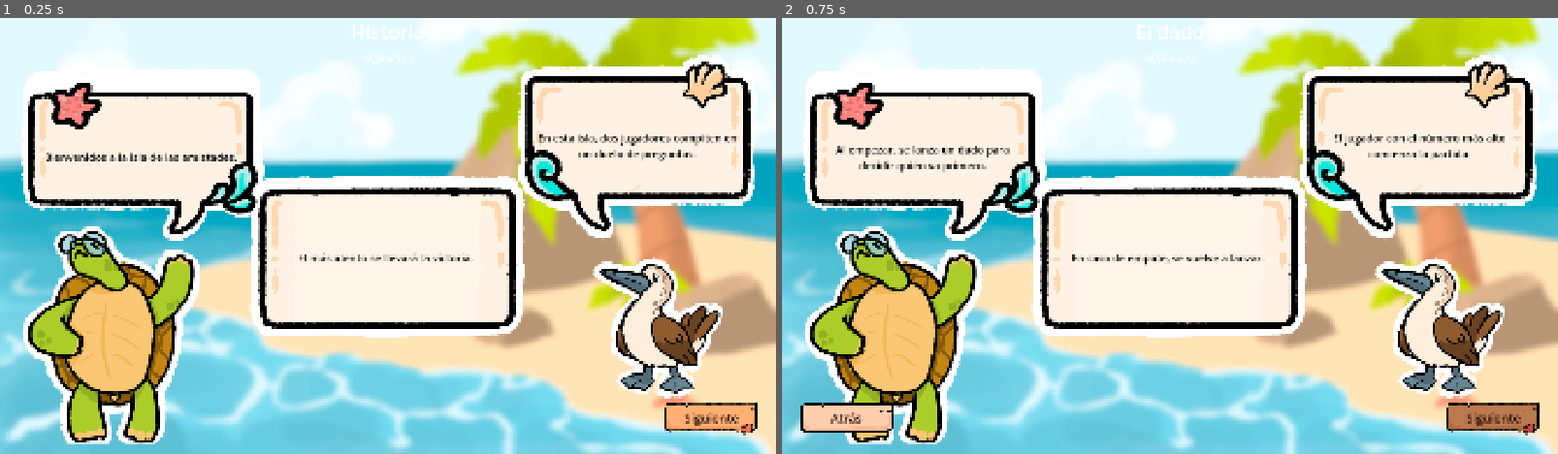
Above: before the commit, frames 1-2 (left to right).
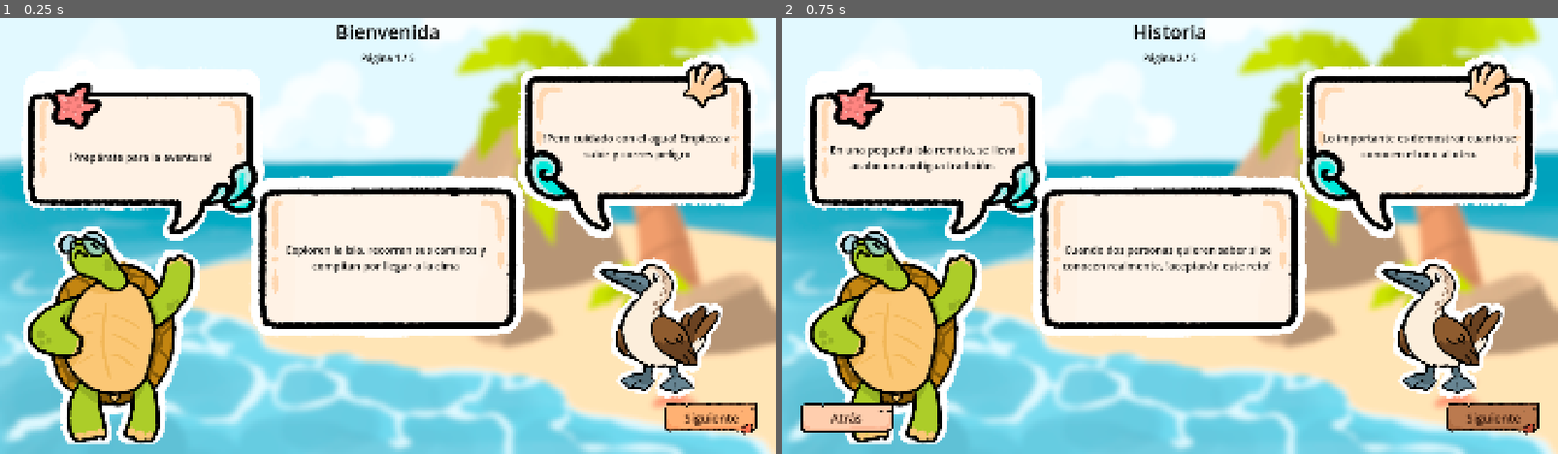
Above: after the commit, the same moments.

Repository: Haziel1357/game-jump-plus
Game: Godot game, scene res://interfaz/tutorial/tutorial.tscn
Same seed, same stepped clock (60 frames per second), same inputs: the game is played once before the commit and once after it. This scene is started directly instead of the project's main scene. Sound files missing from this copy of the repository are replaced by a short silence.
Inputs:
- Up to frame 1 (0.25 s): no input
- Up to frame 2 (0.75 s): click "Siguiente" at 0.5 s

The runs differ from the first frame. In frame 1, 1.8% of the frame differs, in the area x 6-95%, y 1-59%; in frame 2, 2.1%.

Commit message:
Tutorial: actualizar textos y datos + assets robot
- interfaz/tutorial/tutorial.tscn: ajustes de layout y textos
- interfaz/tutorial/tutorial.gd: cambios en lógica de páginas
- interfaz/tutorial/datos_tutorial.json: contenido actualizado
- 28 assets robot nuevos (jugador_1 + jugador_2)

Diff:
--- a/interfaz/tutorial/datos_tutorial.json
+++ b/interfaz/tutorial/datos_tutorial.json
@@ -1,43 +1,46 @@
 {
 	"paginas": [
 		{
-			"titulo": "Historia",
+			"titulo": "Bienvenida",
 			"cajas": [
-				"Bienvenidos a la isla de las amistades.",
-				"En esta isla, dos jugadores compiten en un duelo de preguntas.",
-				"El más atento se llevará la victoria."
+				"!Prepárate para la aventura!",
+				"!Pero cuidado con el agua! Empieza a subir y corres peligro",
+				"Exploren la isla, recorran sus caminos y compitan por llegar a la cima"
 			]
 		},
 		{
-			"titulo": "El dado",
+			"titulo": "Historia",
 			"cajas": [
-				"Al empezar, se lanza un dado para decidir quién va primero.",
-				"El jugador con el número más alto comienza la partida.",
-				"En caso de empate, se vuelve a lanzar."
+				"En una pequeña isla remota, se lleva  acabo una antigua tradición.",
+				"Lo importante es demostrar cuanto se conocen el uno al otro.",
+				"Cuando dos personas quieren saber si se conocen realmente, !aceptarán este reto! "
 			]
 		},
 		{
-			"titulo": "Las casillas",
+			"titulo": "Dados",
 			"cajas": [
-				"Por turnos, cada jugador avanza por el tablero.",
-				"En cada casilla aparece una pregunta sobre el otro jugador.",
-				"El tablero tiene un número fijo de casillas para llegar a la meta."
+				"Cada inicio de ronda, ambos lanzarán el dado.",
+				"Tu suerte puede darte la ventaja, pero tus respuestas y decisiones son las que te mantendrán",
+				"!Quien obtenga el número mayor empieza!"
+
 			]
 		},
 		{
 			"titulo": "Preguntas",
 			"cajas": [
-				"Las preguntas son sobre tu compañero de partida.",
-				"Si aciertas, avanzas la casilla.",
-				"Si fallas, te quedas donde estabas. ¡Sin avanzar!"
+				"Responde preguntas sobre tu compañero.!Pero ojo! Tu rival será quien decida si tu respuesta es correcta o no.",
+				"!Demuestra tus afinados conocimientos sobre tu compañero!!",
+				"Si aciertas, avanzas una casilla. Si fallas, permanecerás en el mismo lugar."
+
 			]
 		},
 		{
-			"titulo": "¡A jugar!",
+			"titulo": "¡A jugar! Tu objetivo es llegar a la cima",
 			"cajas": [
-				"El juego termina cuando un jugador llega a la meta.",
-				"El que llegue primero ¡gana la partida!",
-				"¿Listos? Pulse Jugar cuando estéis preparados."
+				"Si logras 3 respuestas correctas seguidas, !avanzarás dos casillas seguidas!",
+				"!Pulsen Jugar cuando estén preparados!",
+				"Y cuida tus corazones, si los pierdes todos quedarás fuera de la partida. !Y no olvides que el agua te puede llevar!"
+
 			]
 		}
 	]
--- a/interfaz/tutorial/tutorial.tscn
+++ b/interfaz/tutorial/tutorial.tscn
@@ -88,12 +88,14 @@
 
 [node name="Titulo" type="Label" parent="Layout" unique_id=819294569]
 layout_mode = 2
+theme_override_colors/font_color = Color(0, 0, 0, 1)
 theme_override_font_sizes/font_size = 48
 text = "Historia"
 horizontal_alignment = 1
 
 [node name="IndicadorPagina" type="Label" parent="Layout" unique_id=686996587]
 layout_mode = 2
+theme_override_colors/font_color = Color(0, 0, 0, 1)
 theme_override_font_sizes/font_size = 24
 text = "Página 1 / 5"
 horizontal_alignment = 1
Not shown: 1 places in interfaz/tutorial/tutorial.tscn that only renumber resources
Binary file added: jugadores/jugador_1/Robot_DefaultMaterial_BaseColor-DefaultMaterial_Alpha.png
Not shown, added: jugadores/jugador_1/Robot_DefaultMaterial_BaseColor-DefaultMaterial_Alpha.png.import
Binary file added: jugadores/jugador_1/Robot_DefaultMaterial_BaseColor.png-DefaultMaterial_Alpha.png
Not shown, added: jugadores/jugador_1/Robot_DefaultMaterial_BaseColor.png-DefaultMaterial_Alpha.png.import
Binary file added: jugadores/jugador_1/Robot_DefaultMaterial_Emission.png
Not shown, added: jugadores/jugador_1/Robot_DefaultMaterial_Emission.png.import
Binary file added: jugadores/jugador_1/Robot_DefaultMaterial_Emission_4.png
Not shown, added: jugadores/jugador_1/Robot_DefaultMaterial_Emission_4.png.import
Binary file added: jugadores/jugador_1/Robot_DefaultMaterial_Metallic.png
Binary file added: jugadores/jugador_1/Robot_DefaultMaterial_Metallic.png-DefaultMaterial_Roughness.png
Not shown, added: jugadores/jugador_1/Robot_DefaultMaterial_Metallic.png-DefaultMaterial_Roughness.png.import
(and 20 more such lines)
